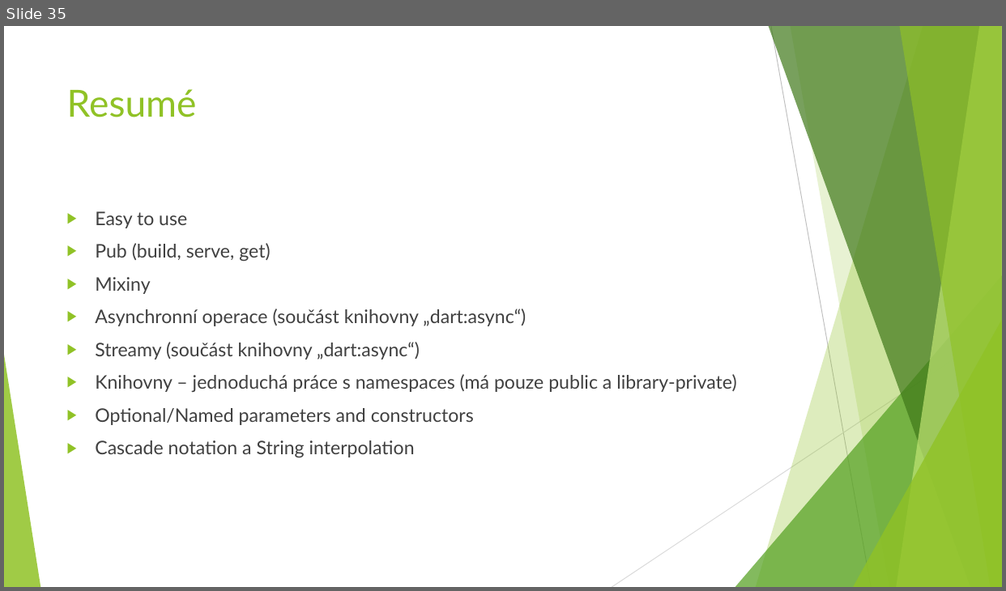
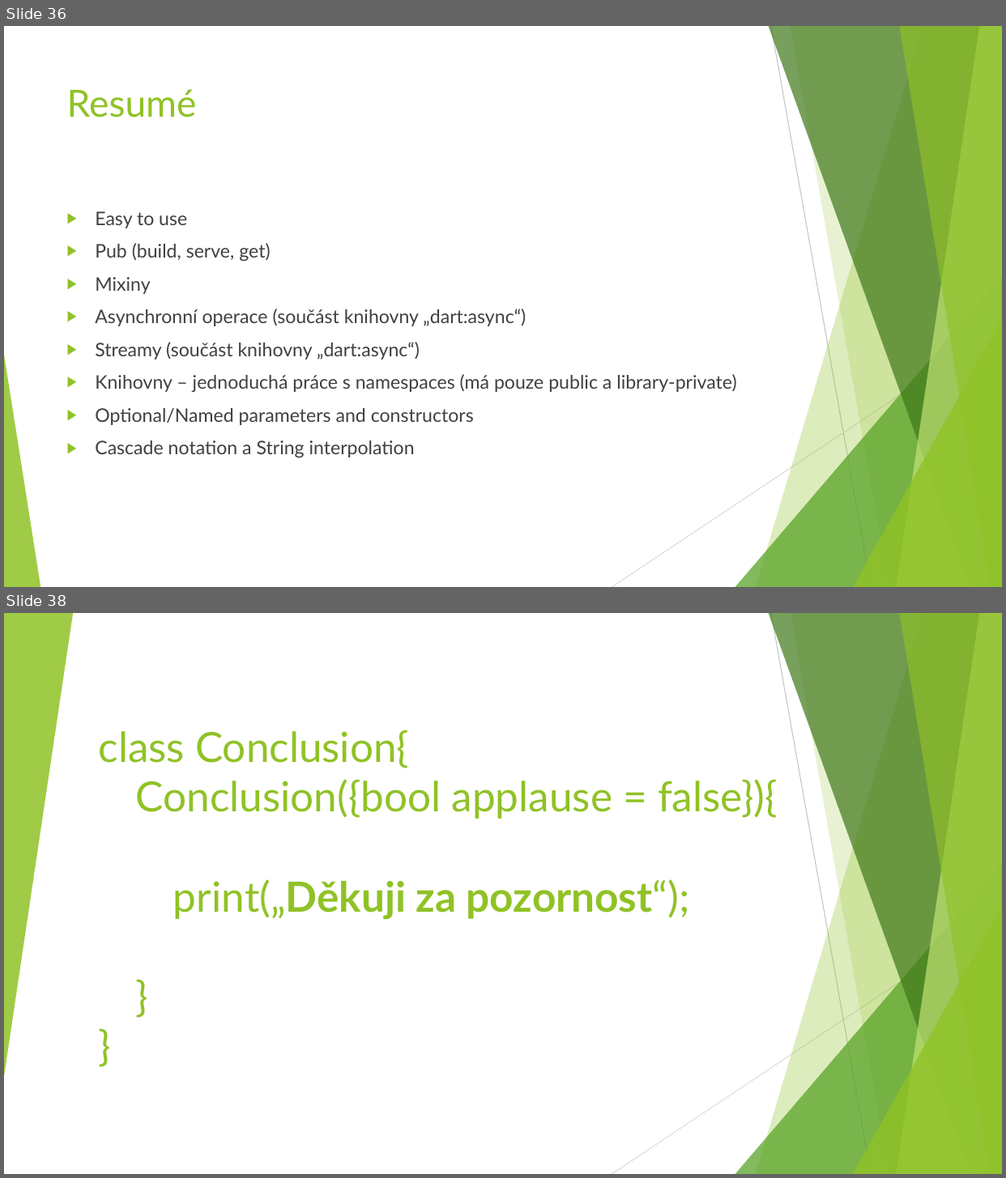
Before and after one commit to JanMlcoch/why-use-dart, a slide deck: Dart - proč ho používat.pptx. Shown one above the other, each under a label of ours: slide 35 before the commit, slides 36 and 38 after it; the slides between them are not shown. The pictures are 1006x591 and 1006x1178 pixels, drawn with LibreOffice and Linux fonts; fonts in the diff are those of the drawing. Boxes give left, top, right and bottom in pixels: in the first picture for what was removed or moved away, otherwise in the second. Text is boxed around its words. In the diff, an @@ line names an element or a change of style, - is before the commit and + after.

```diff
--- a/Dart - proč ho používat.pptx
+++ b/Dart - proč ho používat.pptx
@@ slide 38 added at <box>4,613,1002,1174</box>, background #FFFFFF; not listed: 9 template elements that a slide beside it also shows @@
@@ triangle added at <box>4,613,73,1077</box>, fill #90C226 at 85% opacity @@
@@ title added at <box>99,730,778,920</box>, 40 pt, text #90C226 @@
+class Conclusion{
+Conclusion({bool applause = false}){
+print(„Děkuji za pozornost“);
+}
+}
@@ what was slide 35 is now slide 36 @@
```
Also in this commit, not shown: 11 slides changed, 1 other slide added, 2 other files.
